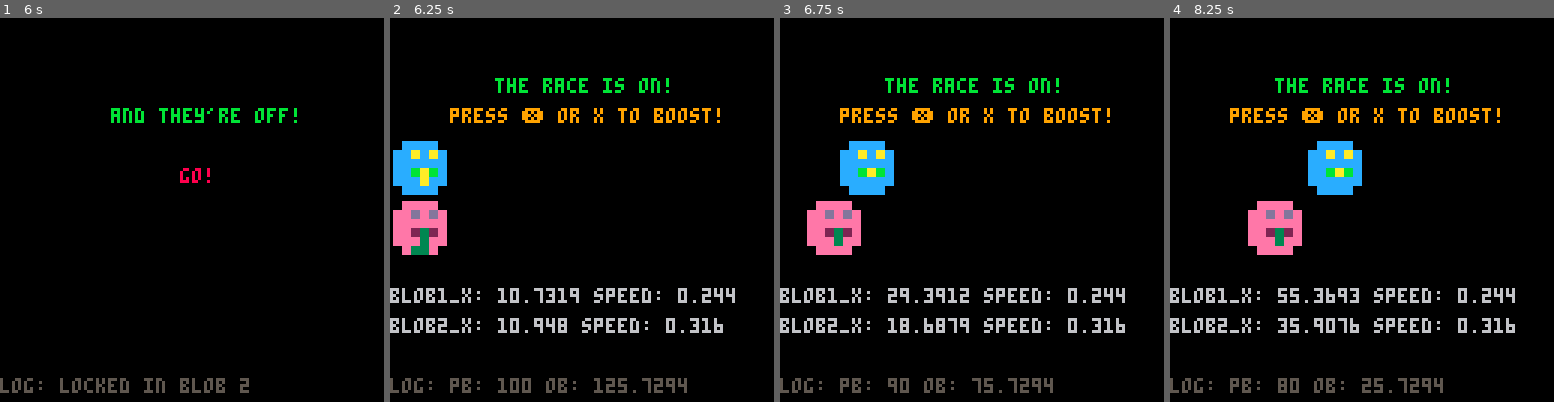
Above: before the commit, frames 1-4 (left to right).
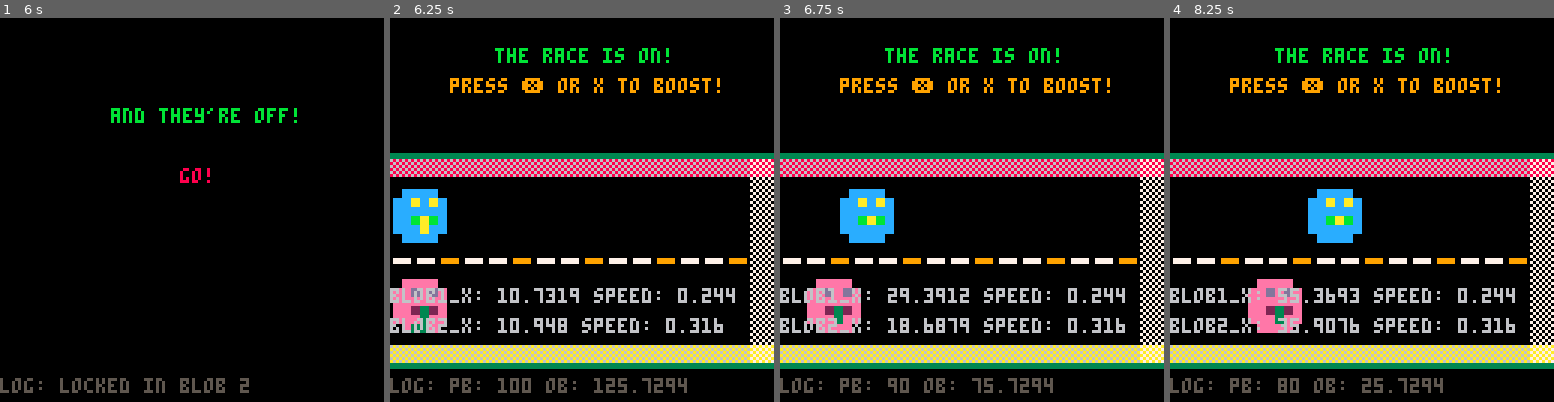
Above: after the commit, the same moments.

Repository: geopet/formula-blob
Game: PICO-8 cartridge blob_race.p8
Two runs of this game, one before a commit and one after it. Both use one fixed random seed, a clock stepped at 60 frames per second and the inputs below.
Inputs:
- Up to frame 1 (6 s): tap X (X key) at 0.33, 1.07, 1.85, 2.97, 4.08, 5.2 s; tap O (Z key) at 0.7, 1.7, 2.1, 2.5, 2.9, 3.3, 3.7, 4.1, 4.5, 4.9, 5.3, 5.7 s; hold Right 1.6-2.1 s; hold Right 2.47-3.03 s; hold Left 3.08-3.58 s; hold Right 4.02-4.68 s; hold Left 5.08-5.68 s
- Up to frame 2 (6.25 s): hold Right from 6.08 s (still down); tap O (Z key) at 6.1 s
- Up to frame 3 (6.75 s): tap X (X key) at 6.32 s; tap O (Z key) at 6.5 s; release Right at 6.58 s; hold Right from 6.63 s (still down)
- Up to frame 4 (8.25 s): tap O (Z key) every 0.4 s from 6.9 to 8.1 s; release Right at 7.13 s; tap X (X key) at 7.43 s; hold Right 7.5-8.07 s; hold Left from 8.12 s (still down)

Frame 1 is identical in both runs. In frame 2, 22% of the frame differs, in the area x 0-100%, y 7-92%; in frame 3, 23%; in frame 4, 24%.

Commit message:
feature(ui): add track to game play
This commit adds the track art to the game play. While it doesn't have
any functional elements, the cosmetic impact of the track will be nice
for the game.

Diff:
--- a/blob_race.p8
+++ b/blob_race.p8
@@ -173,8 +173,8 @@
             -- blob setup
             blob1_x = 10
             blob2_x = 10
-            blob1_y = 50
-            blob2_y = 70
+            blob1_y = 66
+            blob2_y = 96
 
             boost_balance(blob1_speed, blob2_speed)
 
@@ -342,13 +342,15 @@
 
         print_log_msg(log_msg)
     elseif (state == "racing") then
-        print("the race is on!", 35, 20, 11)
+        print("the race is on!", 35, 10, 11)
 
         if (player_boost.overheating) then
-            print("boost overheat!", 35, 30, 8)
-        else
-            print("press ❎ or x to boost!", 20, 30, 9)
-        end
+            print("boost overheat!", 35, 20, 8)
+        else
+            print("press ❎ or x to boost!", 20, 20, 9)
+        end
+
+        draw_track()
 
         sspr(blob1_sprite_frame * 8, 0, 8, 8, blob1_x - 12, blob1_y - 12, 24, 24, false, false)
         sspr(blob2_sprite_frame * 8, 0, 8, 8, blob2_x - 12, blob2_y - 12, 24, 24, false, false)
@@ -686,7 +688,7 @@
         desired_music = 10
     end
 
-    -- only change music if it’s different than current
+    -- only change music if it's different than current
     if desired_music != current_music then
         if desired_music == -1 then
             music(-1) -- stop music
